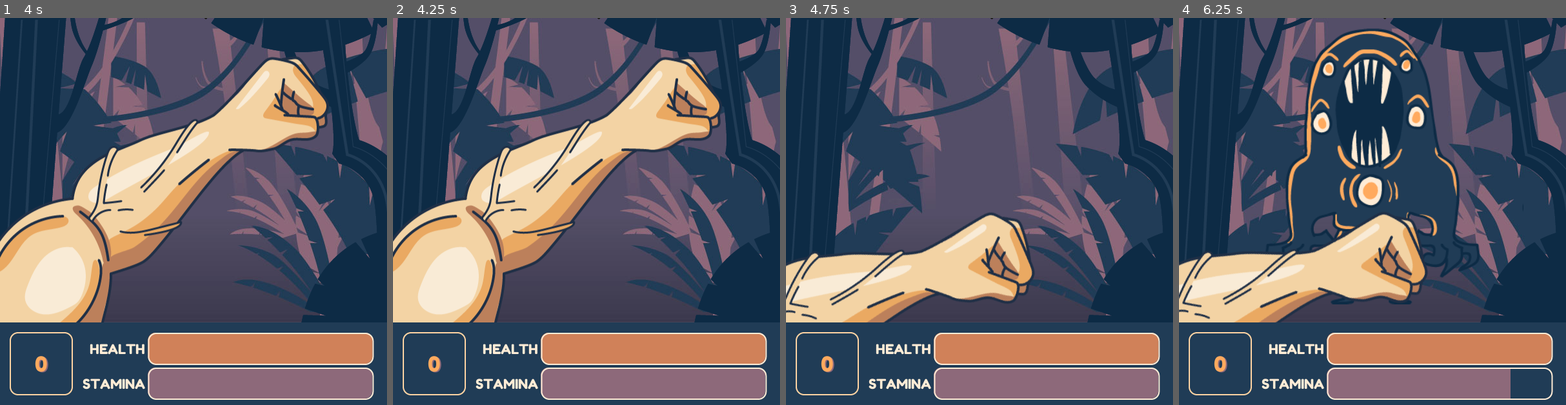
Above: before the commit, frames 1-4 (left to right).
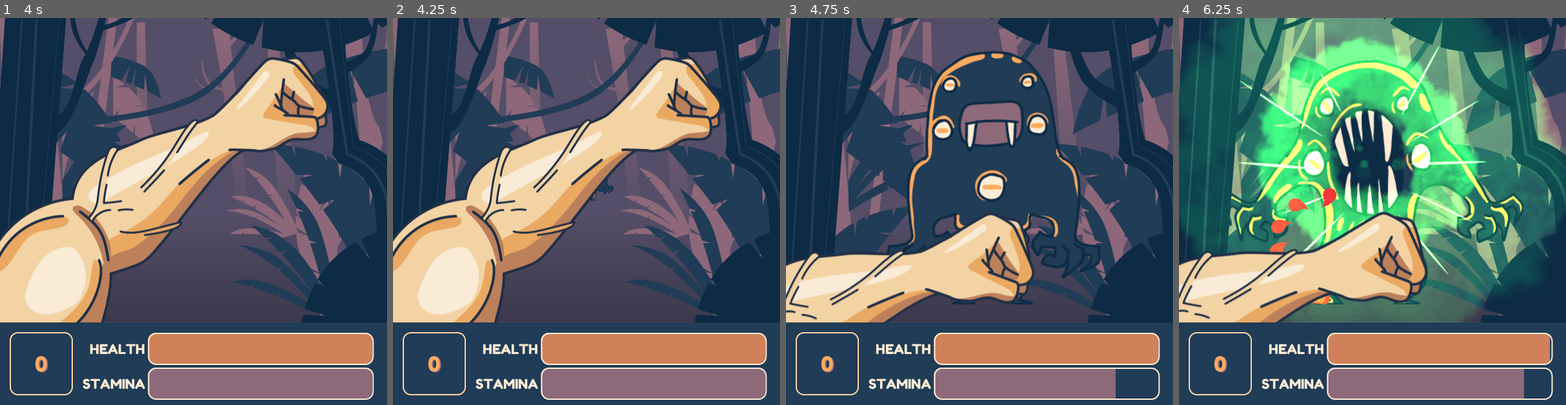
Above: after the commit, the same moments.

Repository: blackmambastudio/mocho
Game: Godot game, scene res://Game.tscn
Two runs of this game, one before a commit and one after it. Both use one fixed random seed, a clock stepped at 60 frames per second and the inputs below.
Inputs (mouse positions are in pixels of both pictures, inside the frame that each line leads up to):
- Up to frame 1 (4 s): move the mouse to (278, 192) at 0.52 s; hold Right (ui_right) 0.53-1.28 s; tap D (block) at 0.6, 1.55, 2.1, 3.05, 3.6 s; click (278, 192) at 0.67 s; tap K (hit) at 0.8, 1.35, 2.3, 2.85, 3.8 s; move the mouse to (116, 230) at 1.27 s; move the mouse to (232, 126) at 2.02 s; hold Right (ui_right) 2.03-3.53 s; move the mouse to (174, 288) at 2.77 s; click (174, 288) at 2.92 s; move the mouse to (309, 269) at 3.52 s
- Up to frame 2 (4.25 s): no input
- Up to frame 3 (4.75 s): move the mouse to (863, 153) at 4.27 s; tap K (hit) at 4.35 s; tap D (block) at 4.55 s
- Up to frame 4 (6.25 s): move the mouse to (1391, 211) at 5.02 s; tap D (block) at 5.1, 6.05 s; click (1391, 211) at 5.17 s; tap K (hit) at 5.3, 5.85 s; move the mouse to (1314, 114) at 5.77 s; hold Right (ui_right) from 5.78 s (still down)

Frame 1 is identical in both runs. In frame 2, less than 0.1% of the frame differs, in the area x 51-57%, y 41-48%; in frame 3, 17%; in frame 4, 57%, in the area x 0-100%, y 0-99%.

Commit message:
tunning enemies, fix dead bug, fix bad counting kill

Diff:
--- a/Dungeon.gd
+++ b/Dungeon.gd
@@ -4,12 +4,29 @@
 var Marta = preload("res://MonsterMarta.tscn")
 var Milton = preload("res://MonsterMilton.tscn")
 
+var spawned_monsters = 0
+var speed_factor = 1
+var damage_factor = 1
+
+func reset_stats():
+	spawned_monsters = 0
+	speed_factor = 1
+	damage_factor = 1
+
 func next_monster():
 	randomize()
 	var value = randf()
+	var monster
 	if value < 0.5:
-		return Monster.instance()
-	if value < 0.75:
-		return Milton.instance()
+		monster = Monster.instance()
+	elif value < 0.75:
+		monster = Milton.instance()
 	else:
-		return Marta.instance()
+		monster = Marta.instance()
+
+	speed_factor -= 0.0001*spawned_monsters
+	damage_factor += 0.001*spawned_monsters
+	monster.set_difficult(speed_factor, damage_factor)
+	spawned_monsters += 1
+
+	return monster
--- a/Fighter.gd
+++ b/Fighter.gd
@@ -40,7 +40,6 @@
 
 func block():
 	if self.current_status == STATUS.TO_HIT:
-		print('cancel')
 		self.time_transition = 0
 		self.set_status(STATUS.CANCEL)
 		return
@@ -52,7 +51,6 @@
 	$HP.text = 'HP: ' + str(self.hp)
 
 func release():
-	print('to release')
 	self.time_transition = 0
 	self.set_status(STATUS.RELEASE)
 
@@ -114,7 +112,6 @@
 		damage = damage*0.1
 		if self.block_released:
 			parried = true
-			print('parry!!!!!')
 			self.time_transition -= 0.2
 			self.set_status(STATUS.PARRY)
 			return
@@ -128,7 +125,6 @@
 	damaged = true
 	$HP.text = 'HP: ' + str(self.hp)
 	if self.hp <= 0:
-		print('dead!!!')
 		set_status(STATUS.DEAD)
 	elif self.current_status != STATUS.BLOCK:
 		self.time_transition = 0
--- a/Game.gd
+++ b/Game.gd
@@ -28,8 +28,10 @@
 	$Mocho.add_stamina(100)
 	$UI.update_stamina(100)
 	$UI.update_kills(0)
+	$Dungeon.reset_stats()
+	kills = 0
 	self.new_monster()
-	yield(get_tree().create_timer(2), 'timeout')
+	yield(get_tree().create_timer(0.8), 'timeout')
 	$Metronome.start()
 
 func on_metronome_sync_start(time):
--- a/Metronome.gd
+++ b/Metronome.gd
@@ -21,7 +21,6 @@
 func _ready():
 	beat_interval = 60 / bpm * 4 / float(time_signature_botton)
 	sixteenth_time = beat_interval/16
-	print (current_time, " time to sixteenth: ", sixteenth_time)
 
 func _process(delta):
 	if !playing: return
--- a/Mocho.gd
+++ b/Mocho.gd
@@ -7,7 +7,7 @@
 
 var stm_cost_hit = -20
 var stm_cost_block = -1
-var stm_recover_hit = 18
+var stm_recover_hit = 25
 var stm_recover_base = 1
 var stm_recover_parry = 30
 var stm_min_to_hit = 10
@@ -43,13 +43,16 @@
 	$Stamina.text = 'Stamina: '+str(self.stamina)
 
 func recover_stamina():
-	self.add_stamina(stm_recover_base)
+	var recovered = stm_recover_base
+	if current_status == STATUS.BLOCK:
+		recovered = recovered * 2
+	self.add_stamina(recovered)
 
 func recover_stamina_by_kill():
 	self.add_stamina(stm_recover_hit)
 	if self.parried:
 		self.parried = false
-		self.hp += 10
+		self.hp += 15
 	else:
 		self.hp += 2
 	if self.hp > 100:
@@ -61,7 +64,8 @@
 	return damage
 
 func set_status(status):
-	print('mocho set status: ', STATUS.keys()[self.current_status])
+	if hp <= 0:
+		status = STATUS.DEAD
 	match status:
 		STATUS.CANCEL:
 			self.add_stamina(-stm_cost_hit)
@@ -90,7 +94,6 @@
 		STATUS.BLOCK:
 			AM.mocho_defend()
 			$Sprite.set_frame(2)
-			print(self.time_blocking)
 		STATUS.TO_BLOCK:
 			$AnimationPlayer.stop()
 			$Sprite.set_frame(1)
@@ -123,10 +126,8 @@
 	if Input.is_action_just_pressed("hit"):
 		self.hit()
 	elif Input.is_action_just_pressed("block"):
-		print('blockkk')
 		self.block()
 	elif Input.is_action_just_released("block"):
-		print('release blockkk')
 		self.unblock()
 
 func restart():
--- a/Mocho.tscn
+++ b/Mocho.tscn
@@ -170,13 +170,19 @@
 "values": [ Color( 1, 1, 1, 0 ), Color( 1, 1, 1, 1 ), Color( 1, 1, 1, 0 ) ]
 }
 
-[node name="Mocho" instance=ExtResource( 1 )]
+[node name="Mocho" index="0" instance=ExtResource( 1 )]
 margin_left = 0.0
 margin_top = 0.0
 margin_right = 600.0
 margin_bottom = 472.0
 mouse_filter = 2
 script = ExtResource( 2 )
+
+[node name="HP" parent="." index="1"]
+margin_left = 267.994
+margin_top = 447.563
+margin_right = 307.994
+margin_bottom = 461.563
 
 [node name="Sprite" type="Sprite" parent="." index="2"]
 light_mask = 2
@@ -221,3 +227,6 @@
 margin_bottom = -128.0
 mouse_filter = 2
 color = Color( 0.713726, 0.219608, 0.192157, 1 )
+__meta__ = {
+"_edit_lock_": true
+}
--- a/Monster.gd
+++ b/Monster.gd
@@ -43,6 +43,11 @@
 	$Sprite.set_scale(Vector2(0, 0))
 	self.release()
 
+func set_difficult(speed_factor, damage_factor):
+	self.time_to_hit = self.time_to_hit*speed_factor
+	self.damage = self.damage*damage_factor
+	self.original_time_to_hit = self.time_to_hit
+
 func set_mocho_status(mocho_status):
 	self.mocho_status = mocho_status
 	match self.mocho_status:
@@ -57,9 +62,7 @@
 	if current_status != STATUS.IDLE: return
 	if self.mocho_status != STATUS.TO_HIT: return
 	var value = randf()
-	print("to dodge ", value)
 	if chance > value:
-		print("should dodge ")
 		self.set_status(STATUS.TO_DODGE)
 
 func solve_next(beat, tick):
--- a/MonsterMarta.gd
+++ b/MonsterMarta.gd
@@ -8,14 +8,14 @@
 # 5 restore time to hit
 func _ready():
 	status_pattern = [
+		[1,1,1,1,0,0,0,0,0,0,0,0,1,1,1,1],
+		[1,1,1,1,1,1,0,0,0,0,1,1,1,1,1,1],
+		[1,1,1,1,1,1,1,1,1,1,1,1,1,1,1,1],
+		[1,1,1,1,1,1,1,1,1,1,1,1,1,1,0,0],
 		[2,1,1,1,1,1,1,1,1,1,1,1,1,1,1,1],
 		[1,1,1,1,1,4,0,0,3,5,1,1,1,1,1,1],
 		[1,1,1,1,1,1,1,1,1,1,1,1,1,1,1,1],
-		[1,1,1,1,1,1,1,1,1,1,1,1,1,1,1,1],
-		[1,1,1,1,0,0,0,0,0,0,0,0,1,1,1,1],
-		[1,1,1,1,1,1,0,0,0,0,1,1,1,1,1,1],
-		[1,1,1,1,1,1,1,1,1,1,1,1,1,1,1,1],
-		[1,1,1,1,1,1,1,1,1,1,1,1,1,1,0,0]
+		[1,1,1,1,1,1,1,1,1,1,1,1,1,1,1,1]
 	]
 	beats_lenght = len(status_pattern)
 
@@ -30,9 +30,9 @@
 
 func apply_damage(mocho):
 	if self.current_attack == 1:
-		var reduced_stamina = -20
+		var reduced_stamina = -15
 		if mocho.current_status == STATUS.BLOCK:
-			reduced_stamina = -5
+			reduced_stamina = -1
 		mocho.add_stamina(reduced_stamina)
 	else:
 		.apply_damage(mocho)
--- a/MonsterMarta.tscn
+++ b/MonsterMarta.tscn
@@ -42,7 +42,7 @@
 "times": PoolRealArray( 0, 0.4 ),
 "transitions": PoolRealArray( -2, 1 ),
 "update": 0,
-"values": [ Vector2( 1e-05, 1e-05 ), Vector2( 4, 4 ) ]
+"values": [ Vector2( 1e-005, 1e-005 ), Vector2( 4, 4 ) ]
 }
 tracks/3/type = "value"
 tracks/3/path = NodePath("SmokeFX:scale")
@@ -54,7 +54,7 @@
 "times": PoolRealArray( 0, 0.4 ),
 "transitions": PoolRealArray( -0.5, 1 ),
 "update": 0,
-"values": [ Vector2( 1e-05, 1e-05 ), Vector2( 4, 4 ) ]
+"values": [ Vector2( 1e-005, 1e-005 ), Vector2( 4, 4 ) ]
 }
 tracks/4/type = "value"
 tracks/4/path = NodePath("Smoke:self_modulate")
@@ -116,6 +116,7 @@
 time_to_hit = 0.4
 time_dodge = 0.1
 time_blocking = 0.1
+damage = 15
 monster_type = "Marta"
 min_time_to_hit = 0.1
 
@@ -136,12 +137,12 @@
 modulate = Color( 0.152941, 0.858824, 0.180392, 1 )
 material = SubResource( 2 )
 position = Vector2( 289, 212 )
-scale = Vector2( 1e-05, 1e-05 )
+scale = Vector2( 1e-005, 1e-005 )
 texture = ExtResource( 4 )
 
 [node name="SmokeFX" type="Light2D" parent="." index="5"]
 position = Vector2( 289, 212 )
-scale = Vector2( 1e-05, 1e-05 )
+scale = Vector2( 1e-005, 1e-005 )
 texture = ExtResource( 4 )
 color = Color( 0.152941, 0.858824, 0.180392, 1 )
 energy = 1.58
--- a/MonsterMilton.gd
+++ b/MonsterMilton.gd
@@ -8,10 +8,10 @@
 # 5 restore time to hit
 func _ready():
 	status_pattern = [
+		[0,0,0,0,0,0,0,0,0,0,0,0,1,1,1,1],
+		[1,1,1,1,1,1,1,1,1,1,1,1,1,1,1,1],
 		[1,1,1,1,0,0,0,0,2,4,2,2,2,2,2,2],
-		[2,2,2,5,0,0,0,0,0,0,0,0,0,0,0,0],
-		[0,0,0,0,0,0,0,0,0,0,0,0,1,1,1,1],
-		[1,1,1,1,1,1,1,1,1,1,1,1,1,1,1,1]
+		[2,2,2,5,0,0,0,0,0,0,0,0,0,0,0,0]
 	]
 	beats_lenght = len(status_pattern)
 
--- a/MonsterMilton.tscn
+++ b/MonsterMilton.tscn
@@ -4,7 +4,7 @@
 [ext_resource path="res://MonsterMilton.gd" type="Script" id=2]
 [ext_resource path="res://Assets/alien-03.png" type="Texture" id=3]
 
-[node name="Milton" index="0" instance=ExtResource( 1 )]
+[node name="Milton" instance=ExtResource( 1 )]
 script = ExtResource( 2 )
 id = "fighter"
 time_to_block = 0.2
--- a/project.godot
+++ b/project.godot
@@ -17,6 +17,7 @@
 
 config/name="mocho"
 run/main_scene="res://Game.tscn"
+boot_splash/image="res://Assets/mocho_insta.png"
 config/icon="res://icon.png"
 
 [debug]
Binary file added: Assets/mocho_insta.png
Not shown, added: Assets/mocho_insta.png.import
